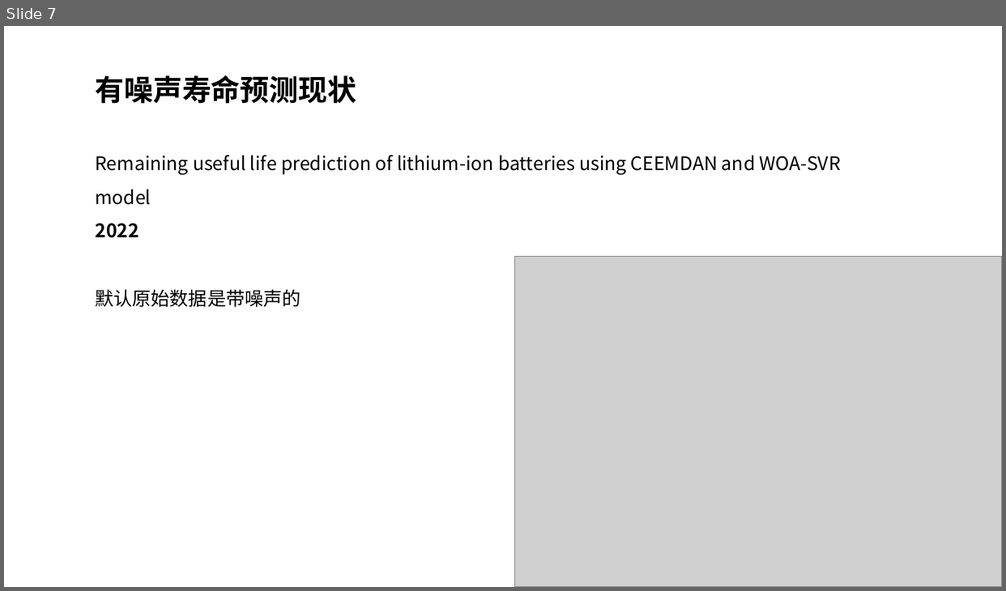
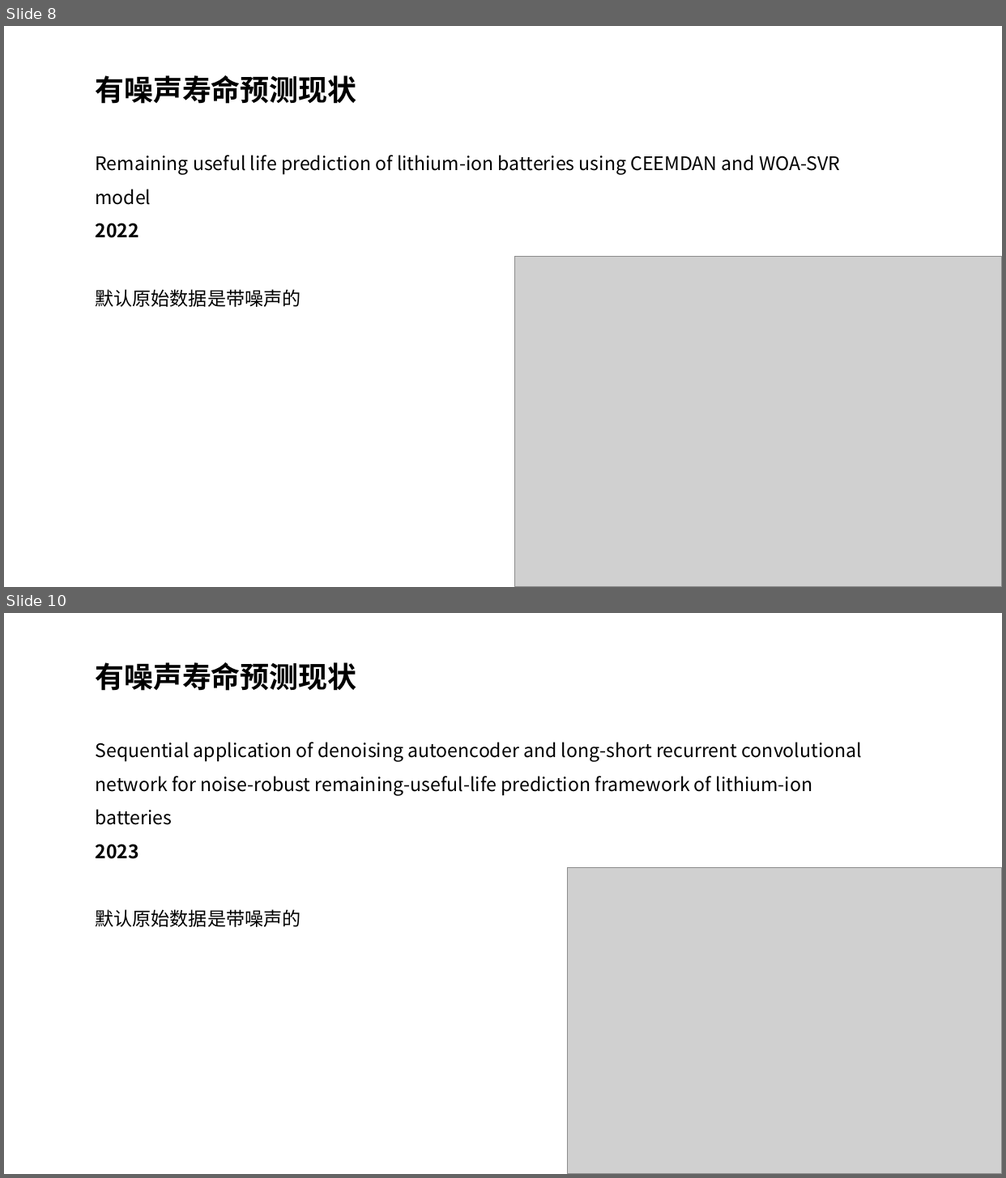
Before and after one commit to lucking666/sys, a slide deck: 卢老师论文汇报/1115汇报.pptx. Shown one above the other, each under a label of ours: slide 7 before the commit, slides 8 and 10 after it; the slides between them are not shown. The pictures are 1006x591 and 1006x1178 pixels, drawn with LibreOffice and Linux fonts; fonts in the diff are those of the drawing; grey boxes stand for pictures. Boxes give left, top, right and bottom in pixels: in the first picture for what was removed or moved away, otherwise in the second. Text is boxed around its words. In the diff, an @@ line names an element or a change of style, - is before the commit and + after.

```diff
--- a/卢老师论文汇报/1115汇报.pptx
+++ b/卢老师论文汇报/1115汇报.pptx
@@ slide 10 added at bbox=[4, 613, 1002, 1174], background #FFFFFF @@
@@ text added at bbox=[95, 662, 862, 927], 18 pt, text #000000 @@
+有噪声寿命预测现状
+Sequential application of denoising autoencoder and long-short recurrent convolutional network for noise-robust remaining-useful-life prediction framework of lithium-ion batteries
+2023
+默认原始数据是带噪声的
@@ picture added at bbox=[568, 867, 1002, 1174] @@
@@ what was slide 7 is now slide 8 @@
```
Also in this commit, not shown: 2 slides changed, 6 other slides added, 7 slides removed, 24 other files.
